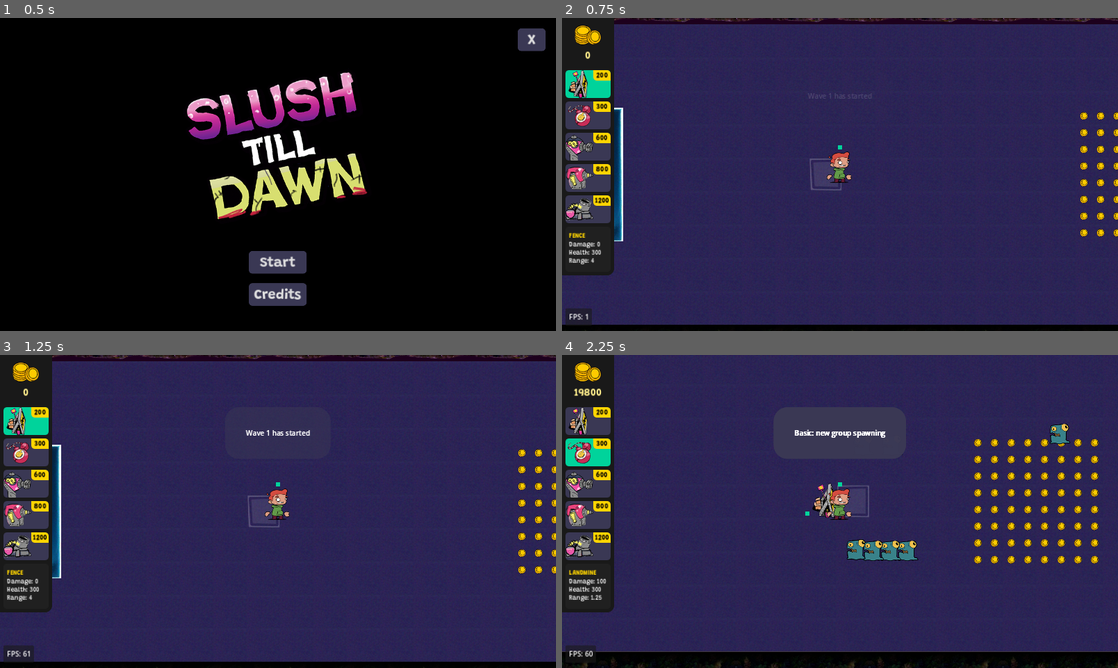
Above: before the commit, frames 1-4 (two rows, left to right).
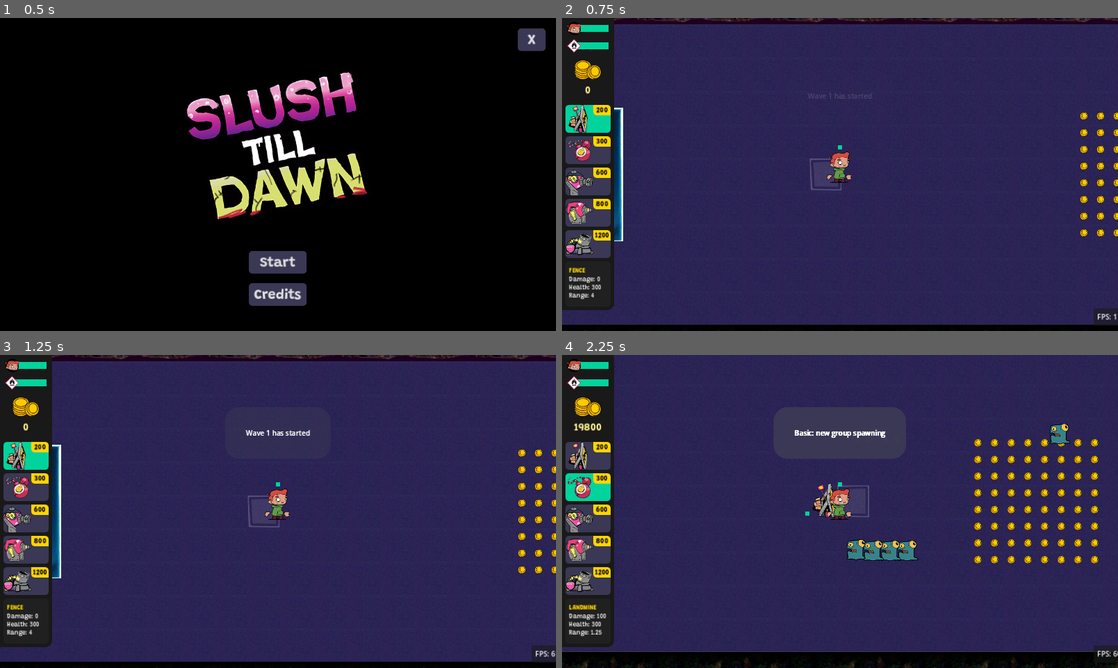
Above: after the commit, the same moments.

Repository: Slushie-Defense/Slushie
Game: Godot game, scene res://Levels/SplashScreen/SplashScreen.tscn
The game is run twice, just before and just after one commit, with the same random seed, the same clock (stepped at 60 frames per second) and the same inputs. Sound files missing from this copy of the repository are replaced by a short silence.
Inputs:
- Up to frame 1 (0.5 s): no input
- Up to frame 2 (0.75 s): click "Start" at 0.5 s
- Up to frame 3 (1.25 s): no input
- Up to frame 4 (2.25 s): tap Enter (StartButton) at 1.25 s; hold Right (RightButton) 1.28-2.03 s; hold Space (ActionButton) 1.28-2.03 s; hold Down (DownButton) from 2.03 s (still down); tap Tab (SelectItemButton) at 2.1 s

Frame 1 is identical in both runs. In frame 2, 5.9% of the frame differs, in the area x 0-100%, y 1-98%; in frame 3, 5.9%; in frame 4, 6.1%, in the area x 0-100%, y 1-97%.

Commit message:
Healthbars

Diff:
--- a/Autoload/Main.gd
+++ b/Autoload/Main.gd
@@ -1,6 +1,7 @@
 extends Node
 
 signal signal_add_player(player_node) # How we find the player
+signal signal_add_gas_station(gas_station_node) # How we find the gas station
 signal signal_update_coin_count(count)
 signal signal_purchase_failed()
 signal signal_wave_event(event_string)
@@ -9,6 +10,8 @@
 
 # Player node
 var player_node : CharacterBody2D = null
+# Gas station
+var gas_station_node : StaticBody2D = null
 
 # Coin count
 var coin_spawner_scene = load("res://Entities/Coin/CoinSpawner.tscn")
@@ -18,6 +21,7 @@
 # Called when the node enters the scene tree for the first time.
 func _ready():
 	signal_add_player.connect(_on_signal_add_player)
+	signal_add_gas_station.connect(_on_signal_add_gas_station)
 	signal_update_coin_count.connect(_update_coin_count)
 	process_mode = Node.PROCESS_MODE_ALWAYS
 
@@ -30,8 +34,11 @@
 	print(log_pause)
 	get_tree().paused = not get_tree().paused
 
-func _on_signal_add_player(pass_player_node):
-	player_node = pass_player_node
+func _on_signal_add_gas_station(pass_node):
+	gas_station_node = pass_node
+
+func _on_signal_add_player(pass_node):
+	player_node = pass_node
 	# Reward with some coins
 	get_tree().create_timer(1.0).timeout.connect(_reward_with_coins)
 
--- a/Entities/Camera/Camera.tscn
+++ b/Entities/Camera/Camera.tscn
@@ -17,7 +17,7 @@
 [node name="BuildingSelectUI" parent="UserInterfaceParent/CanvasLayer" instance=ExtResource("3_qjdnk")]
 
 [node name="FPSCounter" parent="UserInterfaceParent/CanvasLayer" instance=ExtResource("2_6loqe")]
-offset_left = 8.0
+offset_left = 1224.0
 offset_top = 668.0
-offset_right = 8.0
+offset_right = 1224.0
 offset_bottom = 668.0
--- a/Entities/GasStation/GasStation.gd
+++ b/Entities/GasStation/GasStation.gd
@@ -8,6 +8,8 @@
 	health.set_max_health(1000)
 	health.signal_custom_health_is_zero.connect(_event_health_is_zero)
 	area_collision_shape_2d.shape.size = collision_shape_2d.shape.size
+	# Stores the gas station
+	Main.emit_signal("signal_add_gas_station", self)
 
 func attack(attack : Attack):
 	health.add_or_subtract_health_by_value(-attack.damage) # Subtract damage
--- a/Entities/Health/HealthBar.gd
+++ b/Entities/Health/HealthBar.gd
@@ -28,7 +28,7 @@
 	var weight = (current_health / max_health)
 	value = int(weight * 100.0) # Update progress bar
 	# Send the health
-	emit_signal("signal_custom_health_changed", current_health, max_health)
+	emit_signal("signal_custom_health_changed", value, max_value)
 	# Let the parent know it died
 	if value <= 0:
 		emit_signal("signal_custom_health_is_zero")
--- a/UserInterface/BuildingSelect/BuildingSelectPanelUI.gd
+++ b/UserInterface/BuildingSelect/BuildingSelectPanelUI.gd
@@ -35,12 +35,34 @@
 var coin_item_scene = load("res://UserInterface/BuildingSelect/CoinItemUI.tscn")
 var stats_scene = load("res://UserInterface/BuildingSelect/StatsItemUI.tscn")
 
+# Health bars
+var healthbar_scene = load("res://UserInterface/SidebarHealth/SidebarHealth.tscn")
+var player_healthbar
+var gas_station_healthbar
+var gas_station_healtbar_texture = load("res://Sprites/Healthbar/GasstationHealthbar32x32.png")
+
 # Called when the node enters the scene tree for the first time.
 func _ready():
 	call_deferred("_create_user_interface")
 	call_deferred("_update_seleted_item")
 
+func _on_signal_connect_player_healthbar(current_value, max_health):
+	player_healthbar._update_progress_bar(current_value, max_health)
+
+func _on_signal_connect_gas_station_healthbar(current_value, max_health):
+	gas_station_healthbar._update_progress_bar(current_value, max_health)
+
 func _create_user_interface():
+	# Player
+	player_healthbar = _add_healthbar()
+	Main.player_node.health.signal_custom_health_changed.connect(_on_signal_connect_player_healthbar)
+
+	# Gas Station
+	gas_station_healthbar = _add_healthbar()
+	gas_station_healthbar._update_texture(gas_station_healtbar_texture)
+	gas_station_healthbar._update_progress_bar_color("#000000", "#FFFFFF")
+	Main.gas_station_node.health.signal_custom_health_changed.connect(_on_signal_connect_gas_station_healthbar)
+
 	# Create coin resource
 	coins = _add_coin(coin_item_scene, image_coins)
 	call_deferred("_connect_coins") # Connect coins
@@ -57,6 +79,11 @@
 
 	# Set first item as active
 	_update_active_states()
+
+func _add_healthbar():
+	var healthbar = healthbar_scene.instantiate()
+	hboxcontainer.add_child(healthbar)
+	return healthbar
 
 func _add_coin(set_scene, item_texture):
 	var item = set_scene.instantiate()
--- a/UserInterface/SidebarHealth/SidebarHealth.gd
+++ b/UserInterface/SidebarHealth/SidebarHealth.gd
@@ -1,6 +1,27 @@
-extends Control
+extends CenterContainer
 
+@onready var texture_rect : TextureRect = $HBoxContainer/TextureRect
+@onready var progress_bar : ProgressBar = $HBoxContainer/CenterContainer/ProgressBar
 
-# Called when the node enters the scene tree for the first time.
+# Color Gradient
+var health_color_gradient = load("res://Entities/Health/HealthColorGradient.tres")
+
 func _ready():
-	pass # Replace with function body.
+	progress_bar.self_modulate = health_color_gradient.sample(1.0)
+
+func _update_progress_bar(current_value, max_health):
+	progress_bar.value = current_value
+	# Change the color
+	progress_bar.self_modulate = health_color_gradient.sample(current_value / 100.0)
+
+func _update_texture(loaded_texture):
+	texture_rect.texture = loaded_texture
+
+func _update_progress_bar_color(background_color : String = "#000000", fill_color : String = "#FFFFFF"):
+	var bg_style = StyleBoxFlat.new()
+	bg_style.bg_color = Color(background_color)
+	progress_bar.add_theme_stylebox_override("background", bg_style)
+
+	var fill_style = StyleBoxFlat.new()
+	fill_style.bg_color = Color(fill_color)
+	progress_bar.add_theme_stylebox_override("fill", fill_style)
--- a/UserInterface/SidebarHealth/SidebarHealth.tscn
+++ b/UserInterface/SidebarHealth/SidebarHealth.tscn
@@ -1,45 +1,37 @@
 [gd_scene load_steps=5 format=3 uid="uid://c5w6e3qraupjt"]
 
-[ext_resource type="Texture2D" uid="uid://fyv11w0s8xj5" path="res://Sprites/Coins/Coins32x32.png" id="1_01udk"]
 [ext_resource type="Script" path="res://UserInterface/SidebarHealth/SidebarHealth.gd" id="1_fh8ru"]
+[ext_resource type="Texture2D" uid="uid://dirdc7g5r05xu" path="res://Sprites/Healthbar/PlayerHealthbar32x32.png" id="2_axkl7"]
 
 [sub_resource type="StyleBoxFlat" id="StyleBoxFlat_4i834"]
-bg_color = Color(1, 0.0862745, 0.839216, 1)
+bg_color = Color(0, 0, 0, 1)
 
 [sub_resource type="StyleBoxFlat" id="StyleBoxFlat_uv134"]
-bg_color = Color(0, 0.698039, 0.411765, 1)
+bg_color = Color(1, 1, 1, 1)
 
-[node name="Control" type="Control"]
-layout_mode = 3
-anchors_preset = 15
-anchor_right = 1.0
-anchor_bottom = 1.0
-grow_horizontal = 2
-grow_vertical = 2
+[node name="CenterContainer" type="CenterContainer"]
+custom_minimum_size = Vector2(72, 0)
+offset_right = 96.0
+offset_bottom = 32.0
 script = ExtResource("1_fh8ru")
 
-[node name="CenterContainer" type="CenterContainer" parent="."]
-custom_minimum_size = Vector2(128, 0)
-layout_mode = 0
-offset_right = 40.0
-offset_bottom = 40.0
-
-[node name="HBoxContainer" type="HBoxContainer" parent="CenterContainer"]
+[node name="HBoxContainer" type="HBoxContainer" parent="."]
 layout_mode = 2
 theme_override_constants/separation = -8
 
-[node name="TextureRect" type="TextureRect" parent="CenterContainer/HBoxContainer"]
+[node name="TextureRect" type="TextureRect" parent="HBoxContainer"]
 z_index = 1
 layout_mode = 2
-texture = ExtResource("1_01udk")
+texture = ExtResource("2_axkl7")
 
-[node name="CenterContainer" type="CenterContainer" parent="CenterContainer/HBoxContainer"]
+[node name="CenterContainer" type="CenterContainer" parent="HBoxContainer"]
 layout_mode = 2
 
-[node name="ProgressBar" type="ProgressBar" parent="CenterContainer/HBoxContainer/CenterContainer"]
-custom_minimum_size = Vector2(96, 16)
+[node name="ProgressBar" type="ProgressBar" parent="HBoxContainer/CenterContainer"]
+custom_minimum_size = Vector2(72, 16)
 layout_mode = 2
 theme_override_styles/background = SubResource("StyleBoxFlat_4i834")
 theme_override_styles/fill = SubResource("StyleBoxFlat_uv134")
-value = 50.0
+step = 1.0
+value = 100.0
 show_percentage = false
Binary file added: Sprites/Healthbar/GasstationHealthbar32x32.png
Not shown, added: Sprites/Healthbar/GasstationHealthbar32x32.png.import
Binary file added: Sprites/Healthbar/PlayerHealthbar32x32.png
Not shown, added: Sprites/Healthbar/PlayerHealthbar32x32.png.import
Not shown, added: Sprites/Healthbar/Healthbar32x32.psd
